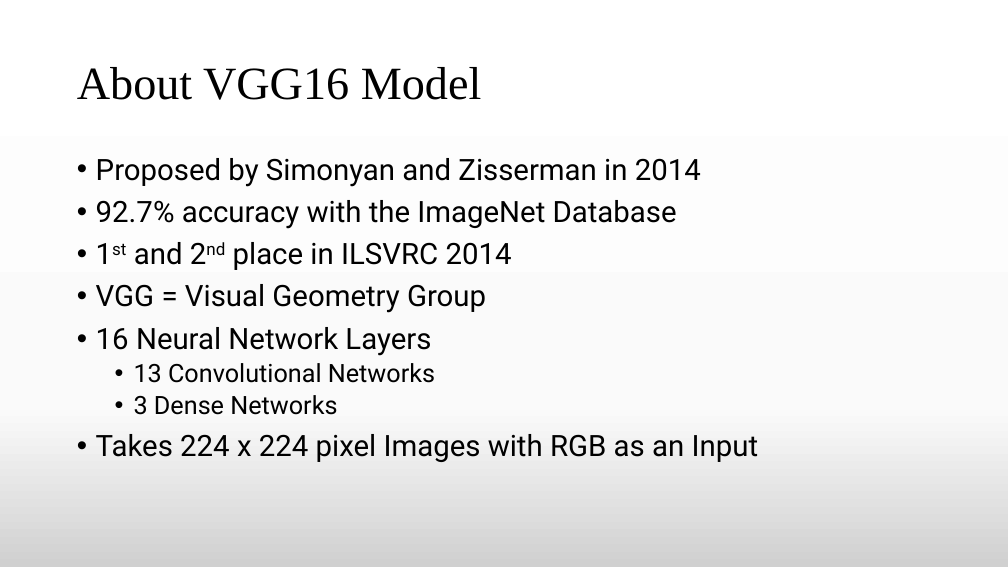
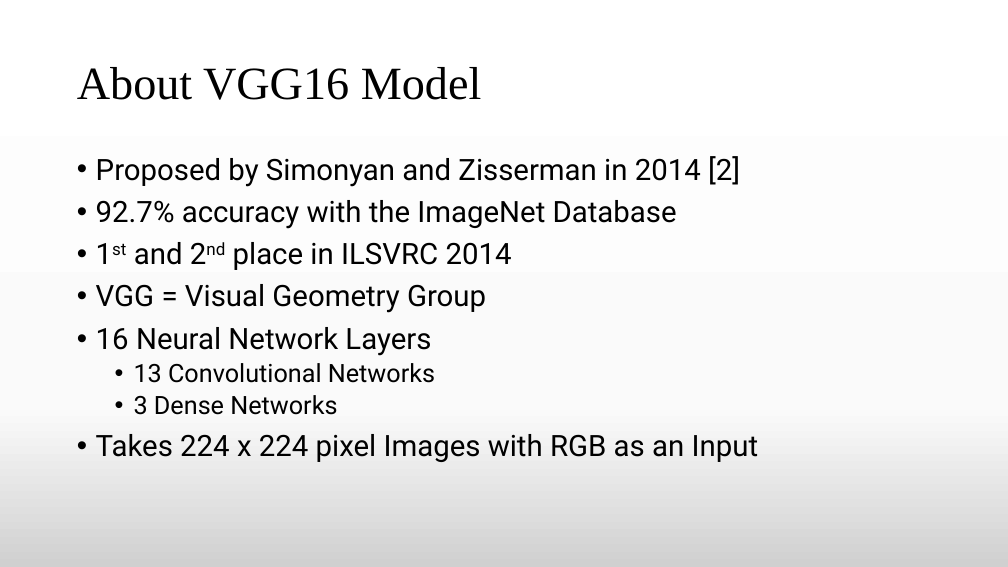
Before and after one commit to TheAnonymousMan/local-language-recognition-gcelt-class-2021, a slide deck: slide 15 of Documentation/4th Year Project Presentation.pptx. Drawn at 1008x567 pixels with LibreOffice and Linux fonts; fonts in the diff are those of the drawing. Boxes give left, top, right and bottom in pixels: in the first picture for what was removed or moved away, otherwise in the second. Text is boxed around its words. In the diff, an @@ line names an element or a change of style, - is before the commit and + after.

```diff
--- a/Documentation/4th Year Project Presentation.pptx
+++ b/Documentation/4th Year Project Presentation.pptx
@@ text at (x1=96, y1=156, x2=740, y2=187): text changed @@
-• Proposed by Simonyan and Zisserman in 2014
+• Proposed by Simonyan and Zisserman in 2014 [2]
```
Also in this commit, not shown: 2 other slides changed.
